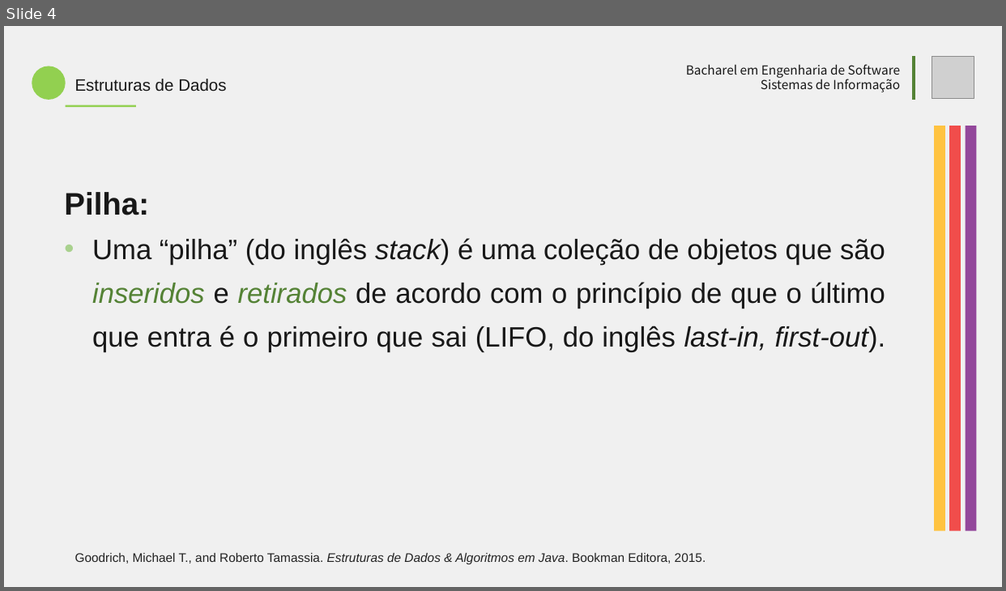
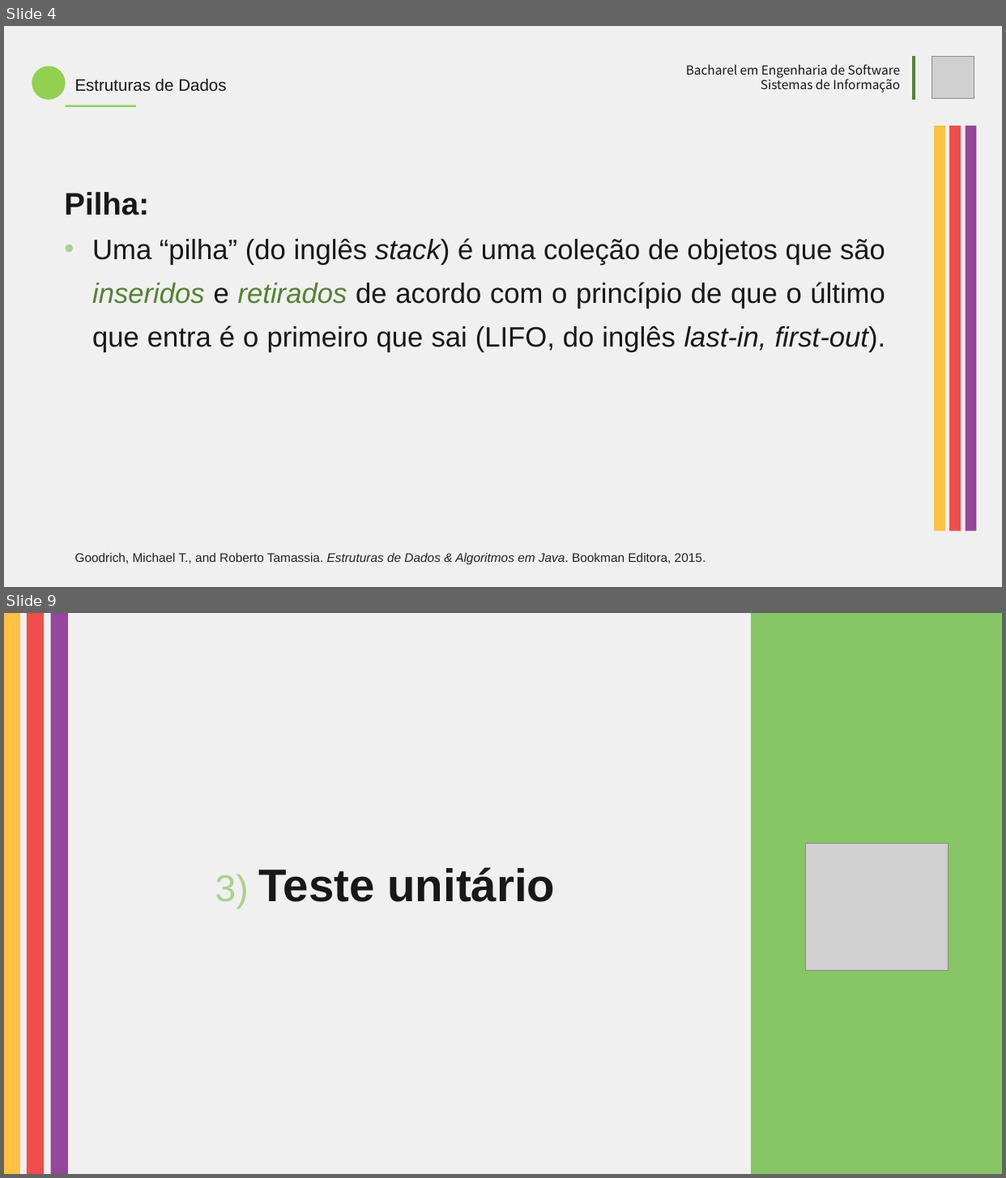
Before and after one commit to gabrielbusarello/stack-min-project, a slide deck: template-presentation-stack-min.pptx. Shown one above the other, each under a label of ours: slide 4 before the commit, slides 4 and 9 after it; the slides between them are not shown. The pictures are 1006x591 and 1006x1178 pixels, drawn with LibreOffice and Linux fonts; fonts in the diff are those of the drawing; grey boxes stand for pictures. Boxes give left, top, right and bottom in pixels: in the first picture for what was removed or moved away, otherwise in the second. Text is boxed around its words. In the diff, an @@ line names an element or a change of style, - is before the commit and + after.

```diff
--- a/template-presentation-stack-min.pptx
+++ b/template-presentation-stack-min.pptx
@@ slide 9 added at box(4, 613, 1002, 1174), background #F0F0F0 @@
@@ rectangle added at box(4, 613, 20, 1174), fill #FFC341 @@
@@ rectangle added at box(27, 613, 44, 1174), fill #F14D4B @@
@@ rectangle added at box(51, 613, 68, 1174), fill #93479B @@
@@ rectangle added at box(751, 613, 1002, 1174), fill #86C664 @@
@@ picture added at box(805, 843, 948, 970) @@
@@ text added at box(215, 867, 555, 909), 88 pt, text #181818, bold @@
+3) Teste unitário
```
Also in this commit, not shown: 3 slides changed, 5 other slides added, 1 slide removed, 1 other file.
